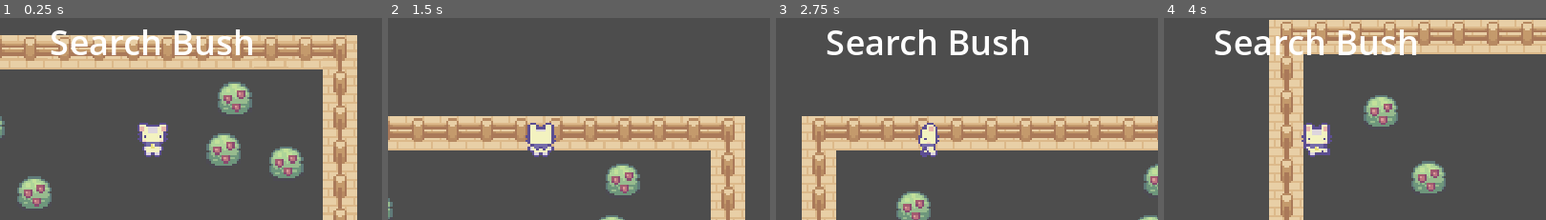
Above: before the commit, frames 1-4 (left to right).
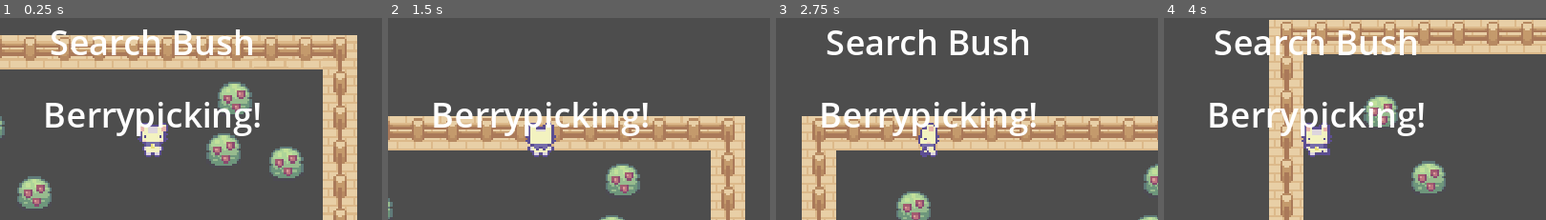
Above: after the commit, the same moments.

Repository: kawaiibats/tacobat
Game: Godot game, scene res://levels/dev_level_2.tscn
The game is run twice, just before and just after one commit, with the same random seed, the same clock (stepped at 60 frames per second) and the same inputs. This scene is started directly instead of the project's main scene.
Inputs (mouse positions are % of the whole screen's width and height, from its top left):
- Up to frame 1 (0.25 s): no input
- Up to frame 2 (1.5 s): move the mouse to (59, 51) at 0.52 s; hold W (up) from 0.53 s (still down); right-click (59, 51) at 0.6 s; click (59, 51) at 0.67 s; tap F (interact) at 0.8, 1.35 s; tap Enter at 1.25 s; move the mouse to (61, 58) at 1.27 s; click (61, 58) at 1.42 s
- Up to frame 3 (2.75 s): right-click (61, 58) at 1.55 s; tap Space at 2 s; move the mouse to (67, 74) at 2.02 s; release W (up) at 2.03 s; hold A (left) from 2.03 s (still down); right-click (67, 74) at 2.1 s; click (67, 74) at 2.17 s; tap F (interact) at 2.3 s
- Up to frame 4 (4 s): move the mouse to (48, 65) at 2.77 s; tap F (interact) at 2.85, 3.8 s; click (48, 65) at 2.92 s; right-click (48, 65) at 3.05 s; tap Enter at 3.5 s; move the mouse to (65, 81) at 3.52 s; release A (left) at 3.53 s; hold S (down) from 3.53 s (still down); right-click (65, 81) at 3.6 s; click (65, 81) at 3.67 s
The pictures show only the part of the screen within x 30-80%, y 17-67%; the shares and areas given below are measured in that part.

The runs differ from the first frame. In frame 1, 3.1% of the frame differs, in the area x 12-68%, y 41-59%; in frame 2, 3.1%; in frame 3, 3.1%; in frame 4, 3.1%.
Error before the commit: Parse Error: Expected expression for variable initial value after "=". (res://world/bush.gd:4)

Commit message:
Added Alternate Interaction (right click)
can interact with certain objects by pressing alt action (right click) on them within a certain range. IT WORKS!!

Interacting with F works properly as well

Diff:
--- a/characters/player_cat.gd
+++ b/characters/player_cat.gd
@@ -9,10 +9,14 @@
 @onready var all_interactions = []
 @onready var interactLabel = $InteractionComponents/InteractLabel
 
+@onready var alt_interactions = []
+@onready var altInteractLabel = $InteractionComponents/AltInteractLabel
+
 
 func _ready():
 	update_animation_parameters(starting_direction)
 	update_interactions()
+	update_alt_interactions()
 
 
 
@@ -34,7 +38,7 @@
 	velocity = Input.get_vector("left","right","up","down") * move_speed
 
 
-	# Move and slide function uses velocity of caracter body to move character on map
+	# Move and slide function uses velocity of character body to move character on map
 	move_and_slide()
 
 	# Pick new state function determines which animation state is appropriate to use
@@ -42,6 +46,9 @@
 
 	if Input.is_action_just_pressed("interact"):
 		execute_interaction()
+
+	if Input.is_action_just_pressed("altInteract"):
+		execute_alt_interaction()
 
 
 # Update direction of player
@@ -94,3 +101,28 @@
 		var cur_interaction = all_interactions[0]
 		match cur_interaction.interact_type:
 			"print_text" : print(cur_interaction.interact_value)
+
+
+
+
+# Alt Interaction (r click) Methods
+# ///////////////////////////////////////////////////////////////////////////
+func _on_alt_interaction_area_area_entered(area):
+	alt_interactions.insert(0, area)
+	update_alt_interactions()
+
+func _on_alt_interaction_area_area_exited(area):
+	alt_interactions.erase(area)
+	update_alt_interactions()
+
+func update_alt_interactions():
+	if alt_interactions:
+		altInteractLabel.text = alt_interactions[0].alt_interact_label
+	else:
+		altInteractLabel.text = ""
+
+func execute_alt_interaction():
+	if alt_interactions:
+		var cur_alt_interaction = alt_interactions[0]
+		match cur_alt_interaction.alt_interact_type:
+			"print_text" : print(cur_alt_interaction.alt_interact_value)
--- a/characters/player_cat.tscn
+++ b/characters/player_cat.tscn
@@ -241,7 +241,7 @@
 radius = 13.0384
 
 [sub_resource type="CircleShape2D" id="CircleShape2D_dbjdt"]
-radius = 2.0
+radius = 44.0
 
 [node name="PlayerCat" type="CharacterBody2D"]
 script = ExtResource("1_aa83b")
@@ -284,7 +284,7 @@
 collision_mask = 512
 monitorable = false
 
-[node name="CollisionShape2D" type="CollisionShape2D" parent="InteractionComponents/AltInteractionArea"]
+[node name="AltInteractReach" type="CollisionShape2D" parent="InteractionComponents/AltInteractionArea"]
 shape = SubResource("CircleShape2D_dbjdt")
 
 [node name="InteractLabel" type="Label" parent="InteractionComponents"]
@@ -303,6 +303,20 @@
 horizontal_alignment = 1
 vertical_alignment = 1
 
+[node name="AltInteractLabel" type="Label" parent="InteractionComponents"]
+anchors_preset = 7
+anchor_left = 0.5
+anchor_top = 1.0
+anchor_right = 0.5
+anchor_bottom = 1.0
+offset_left = -20.0
+offset_top = -26.0
+offset_right = 20.0
+grow_horizontal = 2
+grow_vertical = 0
+horizontal_alignment = 1
+vertical_alignment = 2
+
 [connection signal="area_entered" from="InteractionComponents/InteractionArea" to="." method="_on_interaction_area_area_entered"]
 [connection signal="area_exited" from="InteractionComponents/InteractionArea" to="." method="_on_interaction_area_area_exited"]
 [connection signal="area_entered" from="InteractionComponents/AltInteractionArea" to="." method="_on_alt_interaction_area_area_entered"]
--- /dev/null
+++ b/components/interact area/alt_interact_area.gd
@@ -0,0 +1,5 @@
+class_name AltInteractable extends Area2D
+
+@export var alt_interact_label = "none"
+@export var alt_interact_type = "none"
+@export var alt_interact_value = "none"
--- /dev/null
+++ b/components/interact area/alt_interact_area.tscn
@@ -0,0 +1,15 @@
+[gd_scene load_steps=3 format=3 uid="uid://dns7a3dej440v"]
+
+[ext_resource type="Script" path="res://components/interact area/alt_interact_area.gd" id="1_hvpm4"]
+
+[sub_resource type="CircleShape2D" id="CircleShape2D_acuub"]
+radius = 22.0
+
+[node name="AltInteractArea" type="Area2D"]
+collision_layer = 256
+collision_mask = 0
+monitoring = false
+script = ExtResource("1_hvpm4")
+
+[node name="CollisionShape2D" type="CollisionShape2D" parent="."]
+shape = SubResource("CircleShape2D_acuub")
--- a/objects/chest.tscn
+++ b/objects/chest.tscn
@@ -22,4 +22,4 @@
 [node name="InteractArea" parent="." instance=ExtResource("3_agp48")]
 interact_label = "Open Chest"
 interact_type = "print_text"
-interact_value = "Yay! It worked. Chest"
+interact_value = "You open the chest."
--- a/world/bush.gd
+++ b/world/bush.gd
@@ -1,18 +1,9 @@
 extends Node
 
-var inRange = false
-var distance2Player =
+#var distance2Player = player
 
 
-func _input_event(viewport, event, shape_idx):
-	if event.is_pressed() and inRange == true:
-		print("Bush Clicked! Here is where the stuff that executes goes.")
-
-
-func _on_area_entered(area):
-	print("Entered Clickable Area for bush..")
-	inRange = true
-
-func _on_area_exited(area):
-	print("Exited Clickable Area for bush..")
-	inRange = false
+func _on_area_2d_input_event(viewport, event, shape_idx):
+	if event is InputEventMouseButton:
+		if event.pressed and event.button_index == MOUSE_BUTTON_RIGHT:
+			print("Bush Clicked! Here is where the stuff that executes goes.")
--- a/world/bush.tscn
+++ b/world/bush.tscn
@@ -1,8 +1,9 @@
-[gd_scene load_steps=5 format=3 uid="uid://cyin5wgk4kyy5"]
+[gd_scene load_steps=6 format=3 uid="uid://cyin5wgk4kyy5"]
 
 [ext_resource type="Script" path="res://world/bush.gd" id="1_6f4ol"]
 [ext_resource type="Texture2D" uid="uid://ct5ch5rxj2f2s" path="res://art/sprout/Objects/Basic Grass Biom things 1.png" id="1_jt3pk"]
 [ext_resource type="PackedScene" uid="uid://bnvbqf63w3284" path="res://components/interact area/interact_area.tscn" id="3_0ft0v"]
+[ext_resource type="PackedScene" uid="uid://dns7a3dej440v" path="res://components/interact area/alt_interact_area.tscn" id="4_ov8on"]
 
 [sub_resource type="CircleShape2D" id="CircleShape2D_lapql"]
 radius = 6.0
@@ -20,7 +21,12 @@
 shape = SubResource("CircleShape2D_lapql")
 
 [node name="InteractArea" parent="." instance=ExtResource("3_0ft0v")]
-visible = false
 interact_label = "Search Bush"
 interact_type = "print_text"
-interact_value = "Yay! It worked. Bush"
+interact_value = "This is the bush printed text"
+
+[node name="AltInteractArea" parent="." instance=ExtResource("4_ov8on")]
+collision_layer = 512
+alt_interact_label = "Berrypicking!"
+alt_interact_type = "print_text"
+alt_interact_value = "This is the berrypicking! text"
